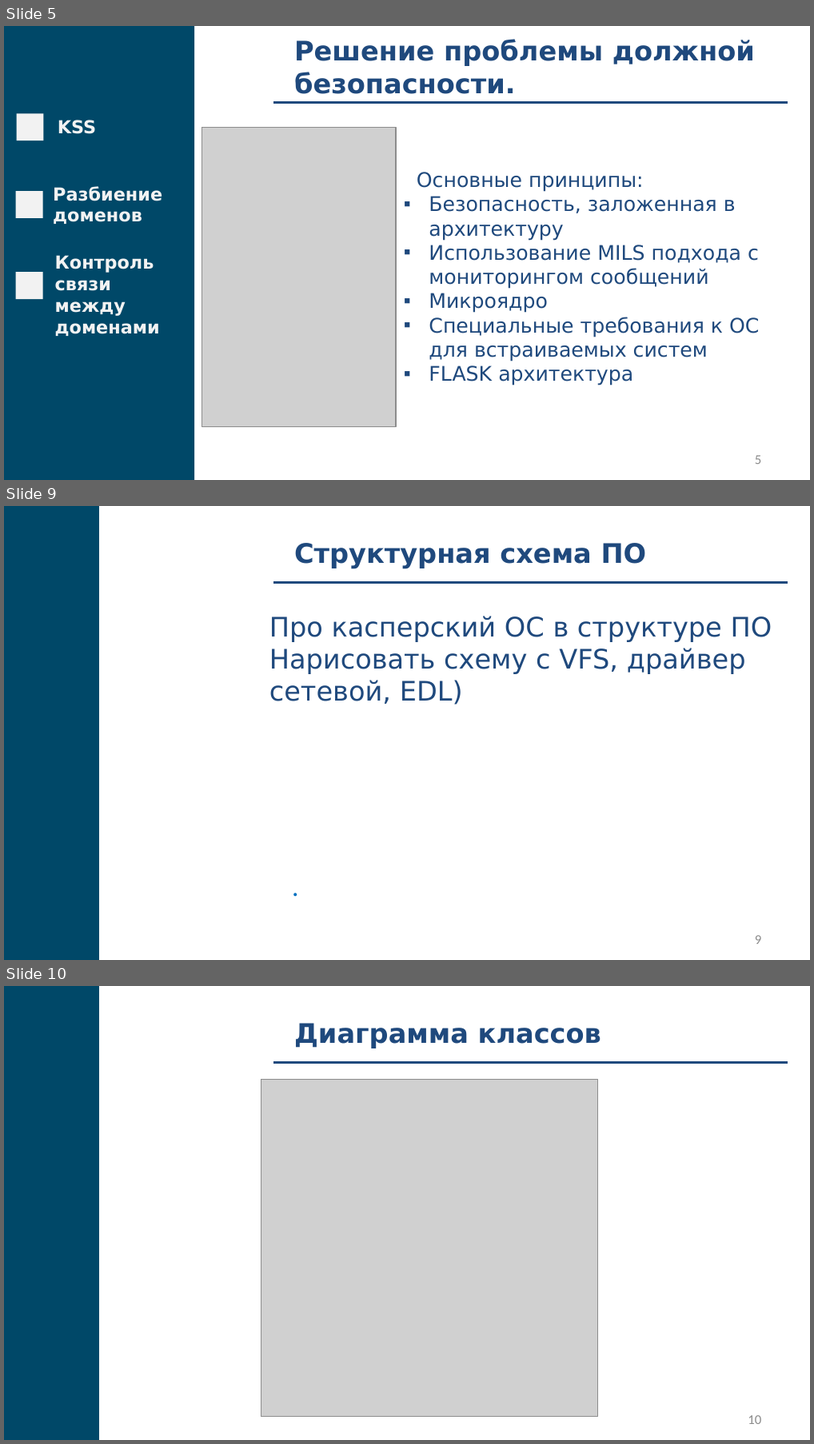
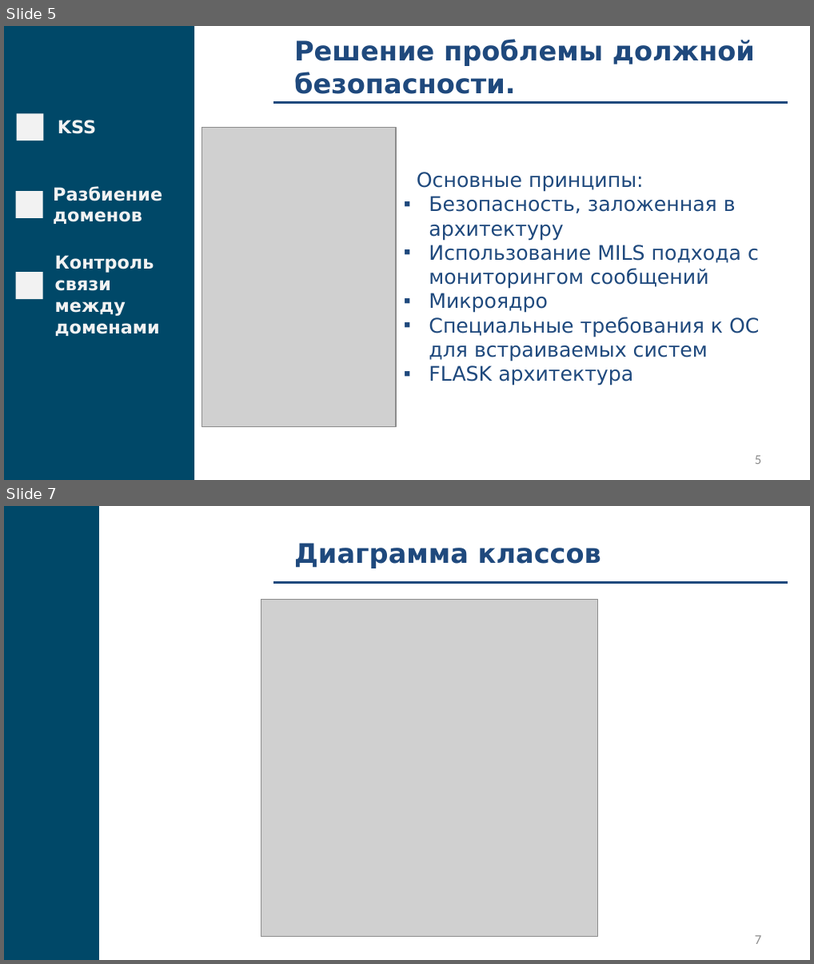
Before and after one commit to fanglores/Gagarin-2022, a slide deck: doc/Presentation.pptx. Shown one above the other, each under a label of ours: slides 5, 9 and 10 before the commit, slides 5 and 7 after it; the slides between them are not shown. The pictures are 814x1444 and 814x964 pixels, drawn with LibreOffice and Linux fonts; fonts in the diff are those of the drawing; grey boxes stand for pictures. Boxes give left, top, right and bottom in pixels: in the first picture for what was removed or moved away, otherwise in the second. Text is boxed around its words. In the diff, an @@ line names an element or a change of style, - is before the commit and + after.

```diff
--- a/doc/Presentation.pptx
+++ b/doc/Presentation.pptx
@@ slide 9 removed at (x1=4, y1=506, x2=810, y2=960), background #FFFFFF @@
@@ rectangle removed at (x1=4, y1=506, x2=99, y2=959) @@
@@ text removed at (x1=294, y1=543, x2=647, y2=568) @@
-Структурная схема ПО
@@ line removed from (274, 583) to (788, 583) @@
@@ text removed at (x1=270, y1=616, x2=773, y2=704) @@
-Про касперский ОС в структуре ПО
-Нарисовать схему с VFS, драйвер сетевой, EDL)
@@ text removed at (x1=284, y1=865, x2=778, y2=905) @@
-.
@@ page number removed at (x1=755, y1=935, x2=762, y2=944) @@
-9
@@ what was slide 10 is now slide 7 @@
@@ page number at (x1=755, y1=935, x2=762, y2=944): text changed @@
-10
+7
```
Also in this commit, not shown: 4 slides changed, 1 other slide removed, 1 other file.
